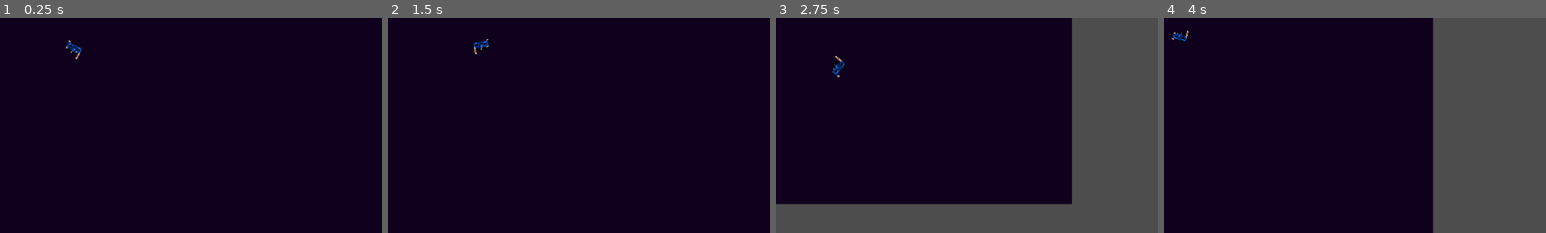
Above: before the commit, frames 1-4 (left to right).
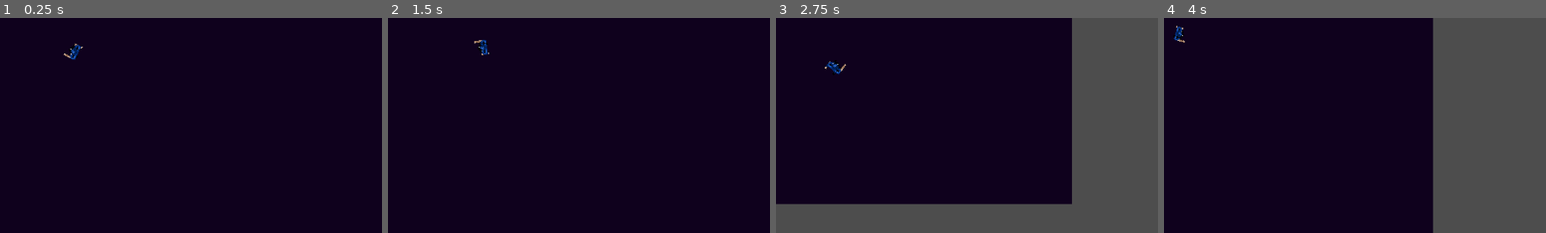
Above: after the commit, the same moments.

Repository: Gabryel-Paes/ProjetoCG
Game: Godot game, scene res://levels/rooms/playground.tscn
Same seed, same stepped clock (60 frames per second), same inputs: the game is played once before the commit and once after it.
Inputs (mouse positions are % of the whole screen's width and height, from its top left):
- Up to frame 1 (0.25 s): no input
- Up to frame 2 (1.5 s): move the mouse to (72, 45) at 0.52 s; hold D (Right) 0.53-1.28 s; move the mouse to (30, 55) at 1.27 s; hold S (Down) from 1.28 s (still down)
- Up to frame 3 (2.75 s): move the mouse to (60, 28) at 2.02 s; release S (Down) at 2.03 s; hold D (Right) from 2.03 s (still down)
- Up to frame 4 (4 s): move the mouse to (45, 70) at 2.77 s; release D (Right) at 2.78 s; hold W (Up) 2.78-3.53 s; move the mouse to (80, 65) at 3.52 s; hold A (Left) from 3.53 s (still down)
The pictures show only the part of the screen within x 40-90%, y 42-92%; the shares and areas given below are measured in that part.

The runs differ from the first frame. In frame 1, 0.2% of the frame differs, in the area x 16-22%, y 10-20%; in frame 2, 0.2%; in frame 3, 0.2%, in the area x 12-19%, y 17-28%; in frame 4, 0.2%.

Commit message:
fix 2.2: Orientaçao do personagem correta
Agora ele segue o mouse

Diff:
--- a/actors/player/player.tscn
+++ b/actors/player/player.tscn
@@ -81,6 +81,7 @@
 [node name="Aim" type="Node2D" parent="." unique_id=2121868406]
 
 [node name="AnimatedSprite2D" type="AnimatedSprite2D" parent="Aim" unique_id=134978540]
+rotation = 1.5707964
 sprite_frames = SubResource("SpriteFrames_t1g16")
 autoplay = "default"
 frame_progress = 0.43655625
